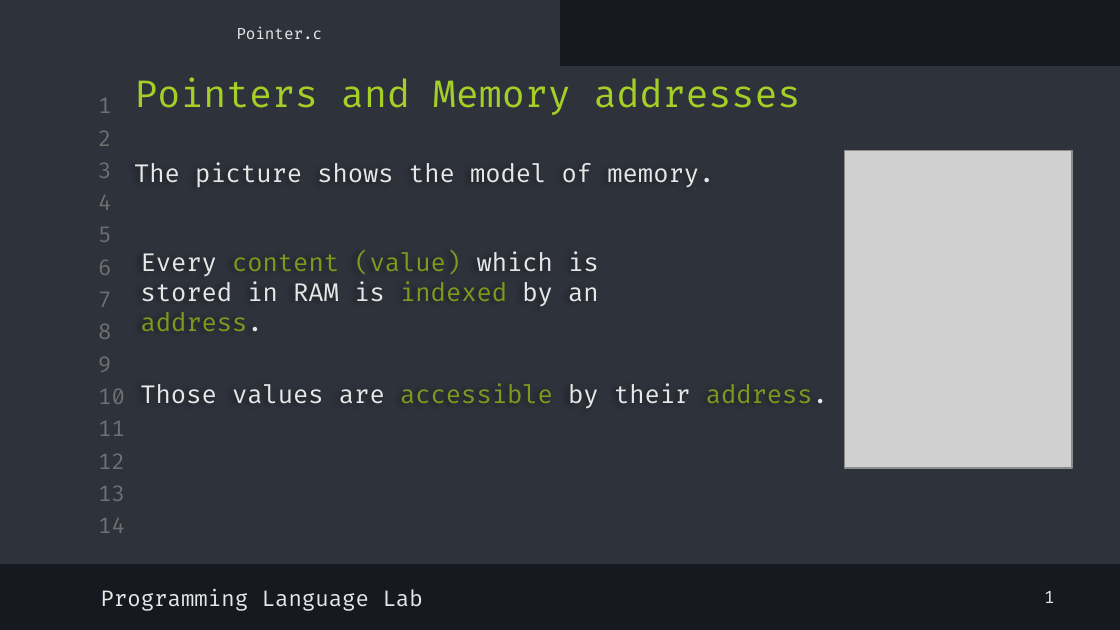
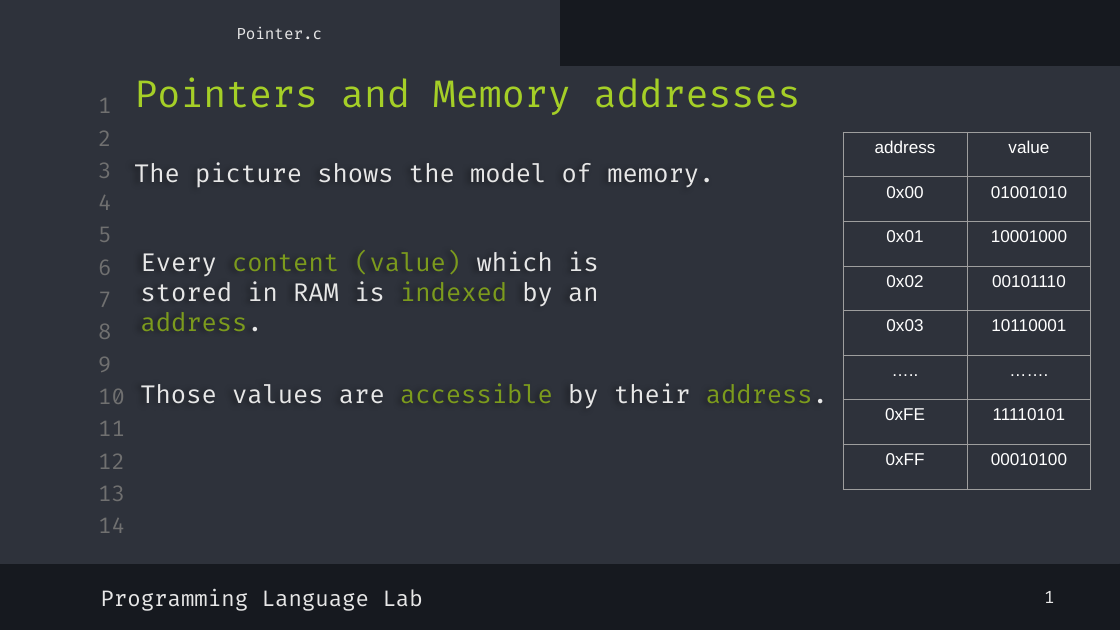
Before and after one commit to shayan-naghizadeh/C-Lab-AUT, a slide deck: slide 3 of slides/8.Pointer_1/Pointer_1.pptx. Drawn at 1120x630 pixels with LibreOffice and Linux fonts; fonts in the diff are those of the drawing; grey boxes stand for pictures. Boxes give left, top, right and bottom in pixels: in the first picture for what was removed or moved away, otherwise in the second. Text is boxed around its words. In the diff, an @@ line names an element or a change of style, - is before the commit and + after.

```diff
--- a/slides/8.Pointer_1/Pointer_1.pptx
+++ b/slides/8.Pointer_1/Pointer_1.pptx
@@ table added at (843, 132, 1092, 489), 8 rows, 2 columns @@
+address | value
+0x00 | 01001010
+0x01 | 10001000
+0x02 | 00101110
+0x03 | 10110001
+….. | …….
+0xFE | 11110101
+0xFF | 00010100
@@ picture removed at (844, 150, 1072, 468) @@
```
Also in this commit, not shown: 7 other slides changed, 1 other file.
